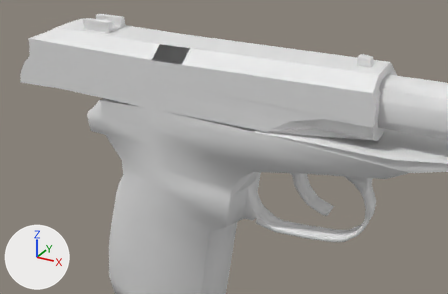
What one commit did to the OBJ model Vertex_Animation_Compiler/Assets/Makarov_Pistol_Reload124.obj.
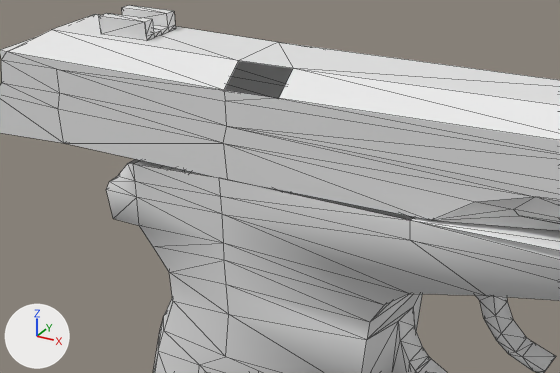
There are two pictures of each version: one whole from a 50 mm camera at (0.4795, -0.2851, 0.0212) aimed at (0.3837, -0.1111, -0.0658), one close up on the part from 6% to 75% of the width and 4% to 73% of the height. The axes (+X, +Y, +Z) are drawn at lower left. The lights are the same throughout. The close-ups show mesh edges as thin lines. Where no turn or scale is listed for an object, it has been applied to the vertices.

The first close-up shows 'Rest_of_the_gun_Sphere', 'Top_Slider_Sphere.001'.
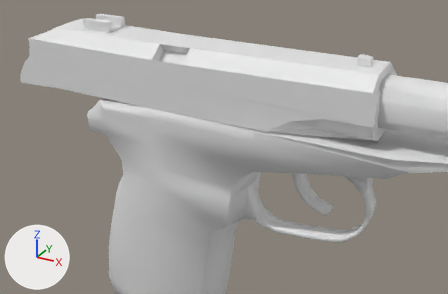
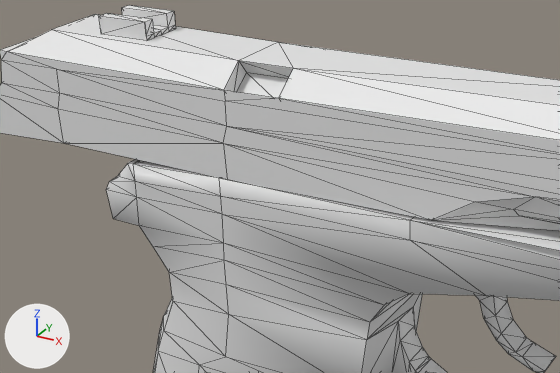
Scene script edits in JSON lines:
```json
{"block": "me_rest_of_the_gun_sphere", "where": "me_rest_of_the_gun_sphere.from_pydata(...)  # 272 vertices, 519 faces; spans x 0.327..0.478, y -0.119..-0.09, z -0.147..-0.033"}
{"block": "me_rest_of_the_gun_sphere", "where": "# used by ob_rest_of_the_gun_sphere; location = (0.0, 0.0, 0.0)"}
{"block": "me_rest_of_the_gun_sphere", "where": "# verts and faces of me_rest_of_the_gun_sphere; kept vertices keep their numbers, new ones are numbered from 272"}
{"block": "me_rest_of_the_gun_sphere", "where": "# before: 164 (0.399, -0.094, -0.053), 166 (0.336, -0.119, -0.054) at pixel (127, 163), 175 (0.338, -0.119, -0.054) at pixel (133, 163), 178 (0.399, -0.119, -0.054) at pixel (410, 220), 179 (0.359, -0.119, -0.053) at pixel (219, 177)"}
{"block": "me_rest_of_the_gun_sphere", "where": "# before: 180 (0.338, -0.094, -0.053), 181 (0.359, -0.094, -0.052), 183 (0.336, -0.094, -0.053)"}
{"block": "me_rest_of_the_gun_sphere", "change": "me_rest_of_the_gun_sphere part 1"}
{"op": "add", "block": "me_rest_of_the_gun_sphere", "code": "faces += [(164, 181, 179), (175, 179, 181), (166, 175, 183), (164, 179, 178), (175, 181, 180), (175, 180, 183)]"}
{"block": "me_top_slider_sphere_001", "where": "# used by ob_top_slider_sphere_001; location = (0.0, 0.0, 0.0)"}
{"op": "remove", "block": "me_top_slider_sphere_001", "code": "me_top_slider_sphere_001.from_pydata(...)  # 127 vertices, 227 faces; spans x 0.2975..0.4371, y -0.1203..-0.0942, z -0.0536..-0.0264"}
{"op": "add", "block": "me_top_slider_sphere_001", "code": "me_top_slider_sphere_001.from_pydata(...)  # 131 vertices, 237 faces; spans x 0.2975..0.4371, y -0.1203..-0.0942, z -0.0536..-0.0264"}
{"block": "me_top_slider_sphere_001", "change": "me_top_slider_sphere_001 part 2"}
{"block": "me_top_slider_sphere_001", "change": "4 vertices are added at (0.3731, -0.1177, -0.0382), (0.3613, -0.1179, -0.0383), (0.3731, -0.1127, -0.0339), (0.3613, -0.1128, -0.0339)"}
{"block": "me_top_slider_sphere_001", "change": "10 new faces join them"}
```

What differs and where, as boxes [x1, y1, x2, y2] in the close-ups (560 x 373 px):
```json
{"part": 1, "of": "me_rest_of_the_gun_sphere", "change": "added", "after": [129, 159, 414, 220]}
{"part": 2, "of": "me_top_slider_sphere_001", "change": "added", "after": [224, 61, 293, 98]}
```
